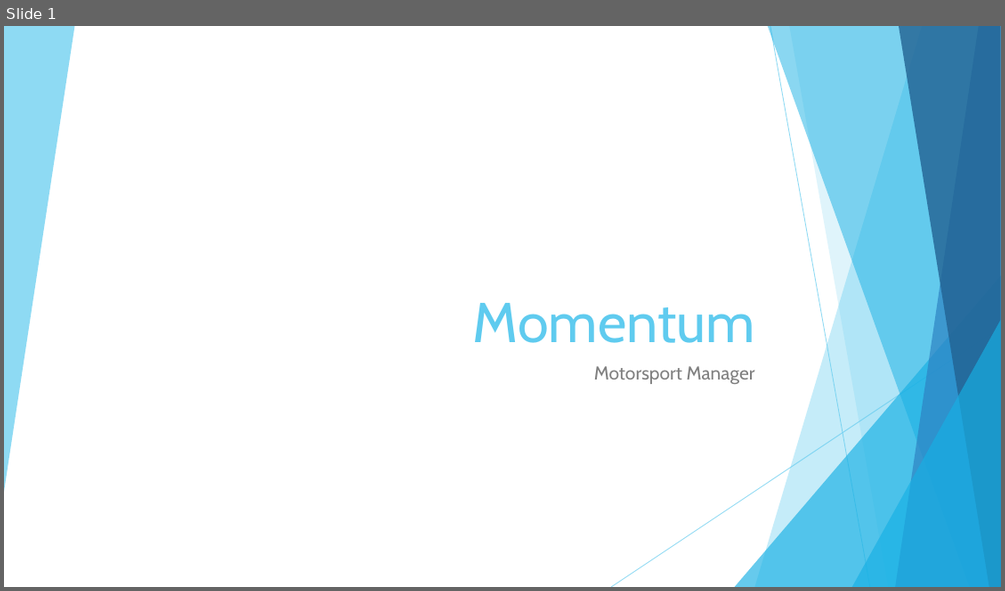
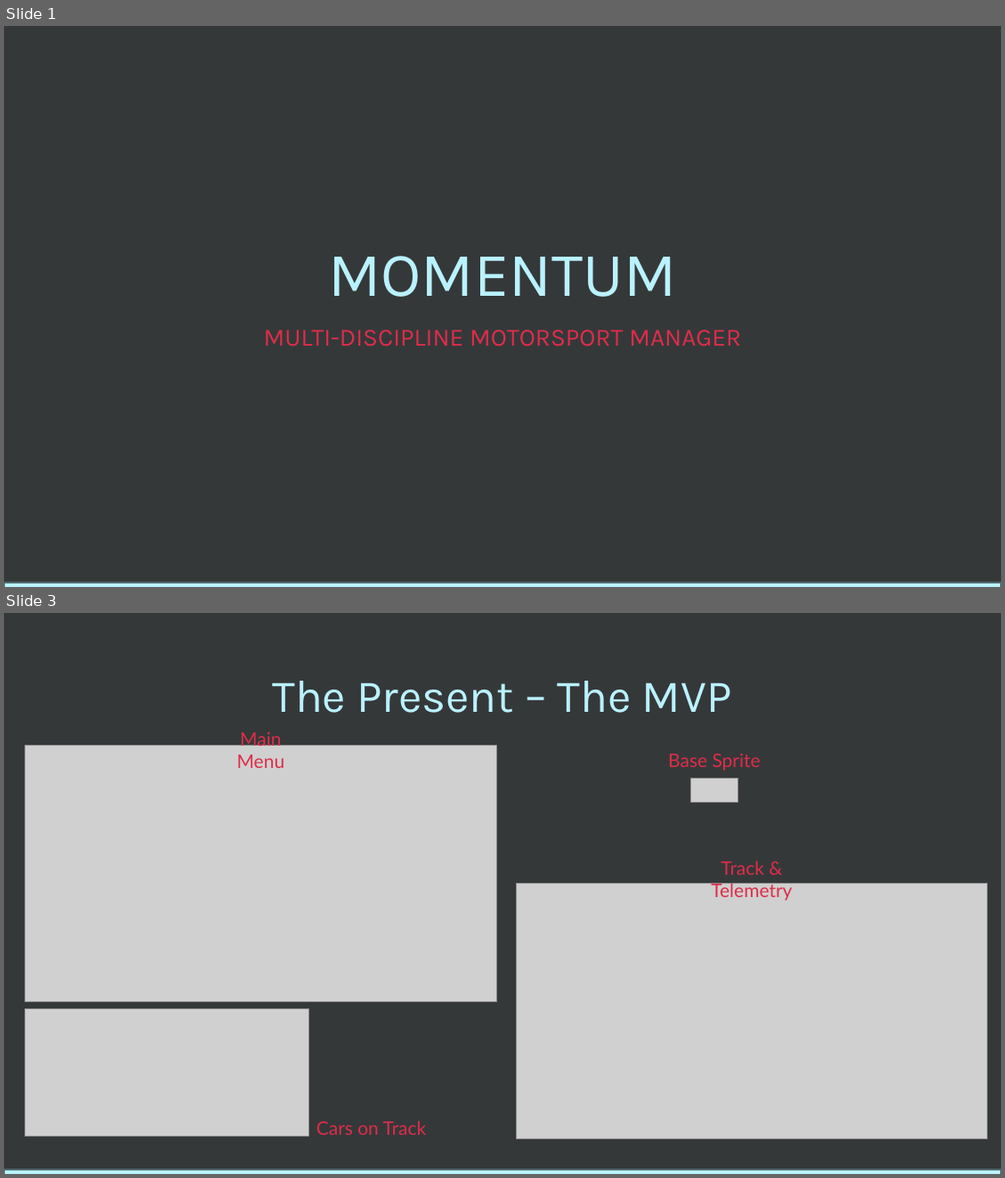
Before and after one commit to EoinFitzsimons/Momentum, a slide deck: Planning/Midpoint Presentation/Momentum.pptx. Shown one above the other, each under a label of ours: slide 1 before the commit, slides 1 and 3 after it; the slides between them are not shown. The pictures are 1005x591 and 1005x1178 pixels, drawn with LibreOffice and Linux fonts; fonts in the diff are those of the drawing; grey boxes stand for pictures; background and template pictures are left out. Boxes give left, top, right and bottom in pixels: in the first picture for what was removed or moved away, otherwise in the second. Text is boxed around its words. In the diff, an @@ line names an element or a change of style, - is before the commit and + after.

```diff
--- a/Planning/Midpoint Presentation/Momentum.pptx
+++ b/Planning/Midpoint Presentation/Momentum.pptx
@@ slide 3 added at (4,613,1001,1174), background #353839; not listed: 1 template element that a slide beside it also shows @@
@@ title added at (272,681,732,713), 44 pt, text #B9F2FF @@
+The Present – The MVP
@@ picture added at (25,746,496,1002) @@
@@ text added at (237,732,285,768), 18 pt, text #DD2D4A @@
+Main Menu
@@ text added at (668,753,760,771), 18 pt, text #DD2D4A @@
+Base Sprite
@@ picture added at (691,779,737,803) @@
@@ text added at (711,860,792,900), 18 pt, text #DD2D4A @@
+Track & Telemetry
@@ picture added at (517,883,987,1140) @@
@@ picture added at (25,1008,308,1135) @@
@@ text added at (316,1120,427,1135), 18 pt, text #DD2D4A @@
+Cars on Track
@@ slide 1 changed as well @@
@@ background #FFFFFF to #353839 @@
@@ title at (328,256,676,297): text changed; size 54 to 60 pt; font Cabin to Karla; text colour #5FCBEF to #B9F2FF @@
-Momentum
+MOMENTUM
@@ subtitle at (264,329,741,346): text changed; size 18 to 24 pt; font Cabin to Karla; text colour #808080 to #DD2D4A @@
-Motorsport Manager
+MULTI-DISCIPLINE MOTORSPORT MANAGER
@@ group removed at (4,26,1001,587): 6 freeform shapes, 2 lines, 2 triangles @@
@@ rectangle added at (4,582,1001,587), fill #B9F2FF, outline #516A70 1.5 pt @@
```
Also in this commit, not shown: 2 other slides added.
